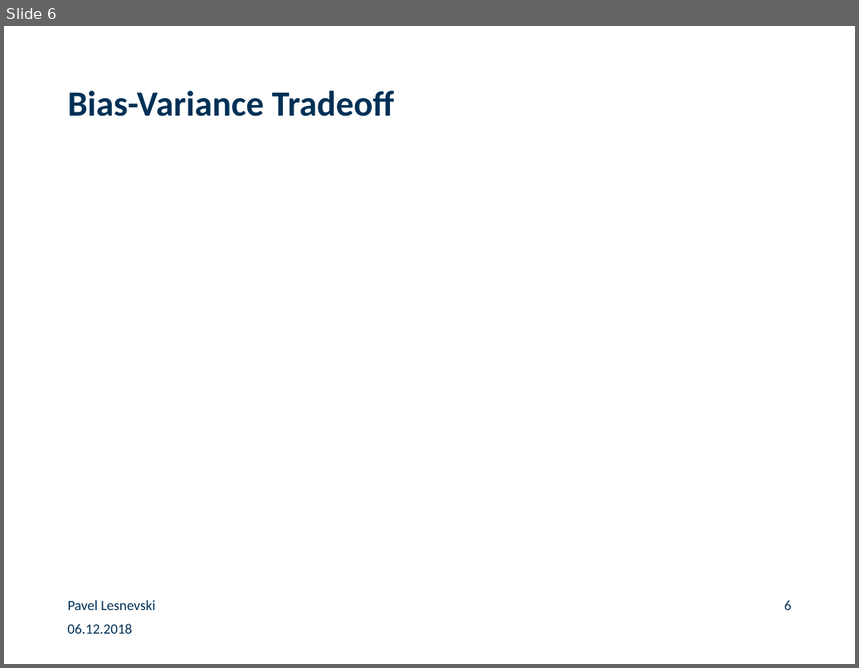
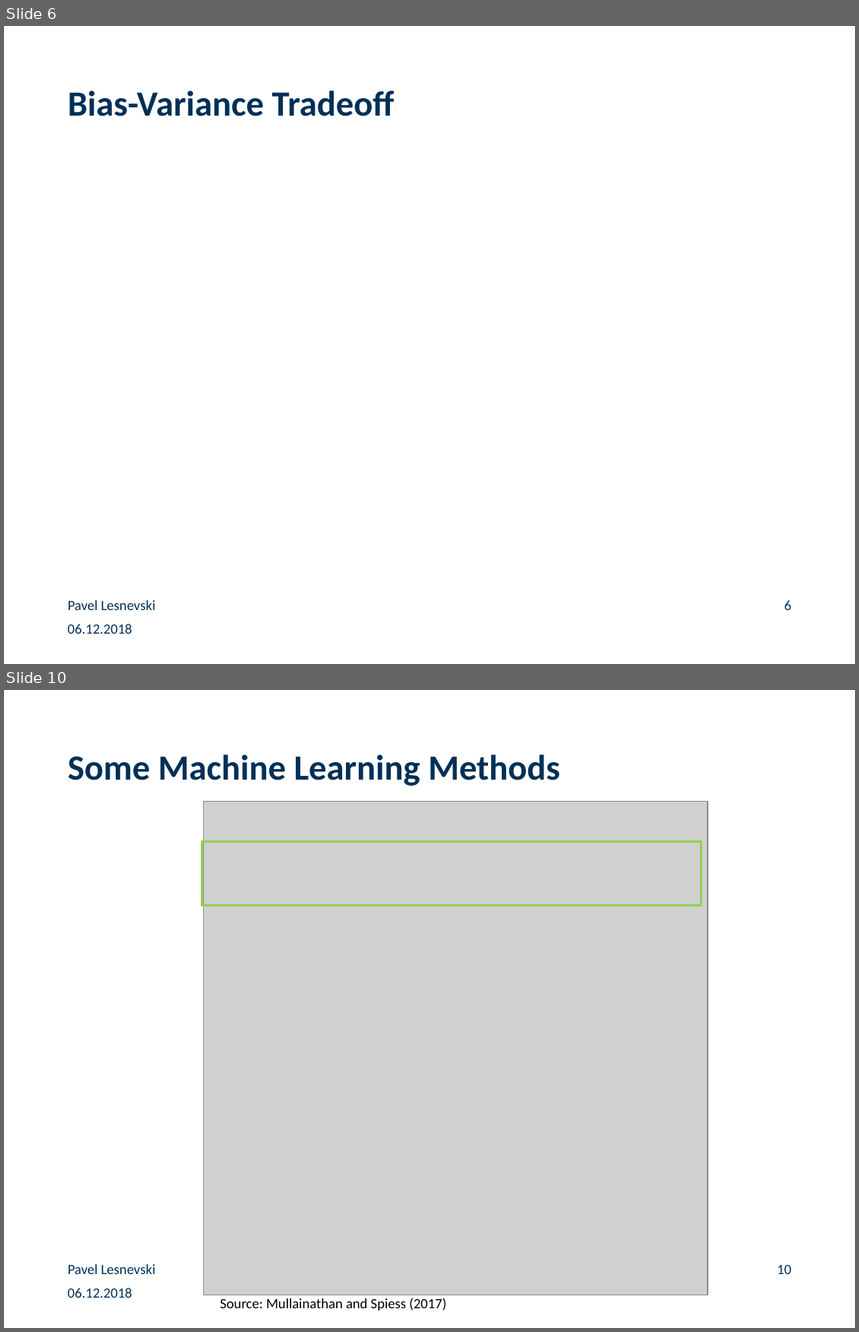
Before and after one commit to paveles/Machine_Learning_and_Equity_Index_Returns, a slide deck: _presentation/MachineLearning_StockMarketReturns.pptx. Shown one above the other, each under a label of ours: slide 6 before the commit, slides 6 and 10 after it; the slides between them are not shown. The pictures are 859x668 and 859x1332 pixels, drawn with LibreOffice and Linux fonts; fonts in the diff are those of the drawing; grey boxes stand for pictures; background and template pictures are left out. Boxes give left, top, right and bottom in pixels: in the first picture for what was removed or moved away, otherwise in the second. Text is boxed around its words. In the diff, an @@ line names an element or a change of style, - is before the commit and + after.

```diff
--- a/_presentation/MachineLearning_StockMarketReturns.pptx
+++ b/_presentation/MachineLearning_StockMarketReturns.pptx
@@ slide 10 added at (x1=4, y1=690, x2=855, y2=1328), background #FFFFFF @@
@@ title added at (x1=68, y1=755, x2=560, y2=786), 30 pt, text #003056, bold @@
+Some Machine Learning Methods
@@ picture added at (x1=203, y1=802, x2=708, y2=1295) @@
@@ rectangle added at (x1=202, y1=841, x2=701, y2=905), outline #92D050 2 pt @@
@@ text added at (x1=68, y1=1265, x2=156, y2=1274), 12 pt, text #003056 @@
+Pavel Lesnevski
@@ page number added at (x1=777, y1=1265, x2=791, y2=1274), 12 pt, text #003056 @@
+10
@@ text added at (x1=68, y1=1288, x2=132, y2=1298), 12 pt, text #003056 @@
+06.12.2018
@@ text added at (x1=220, y1=1298, x2=446, y2=1311), 12 pt, text #000000 @@
+Source: Mullainathan and Spiess (2017)
```
Also in this commit, not shown: 8 slides changed, 11 other slides added, 4 slides removed, 3 other files.
